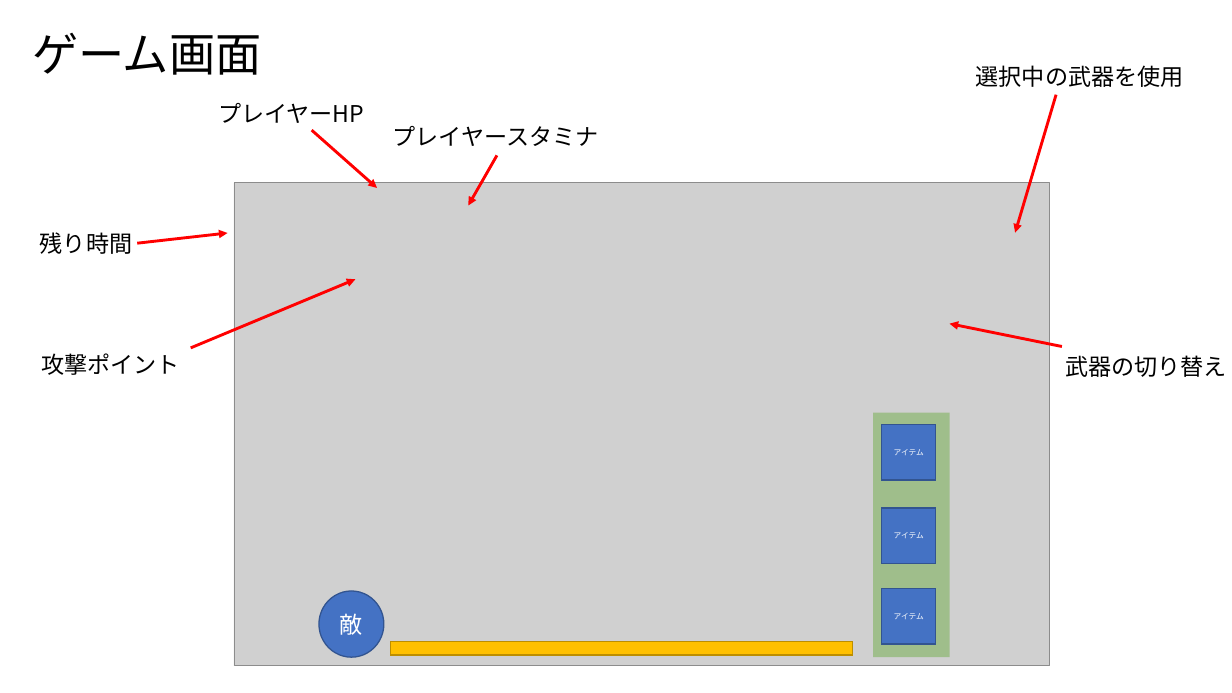
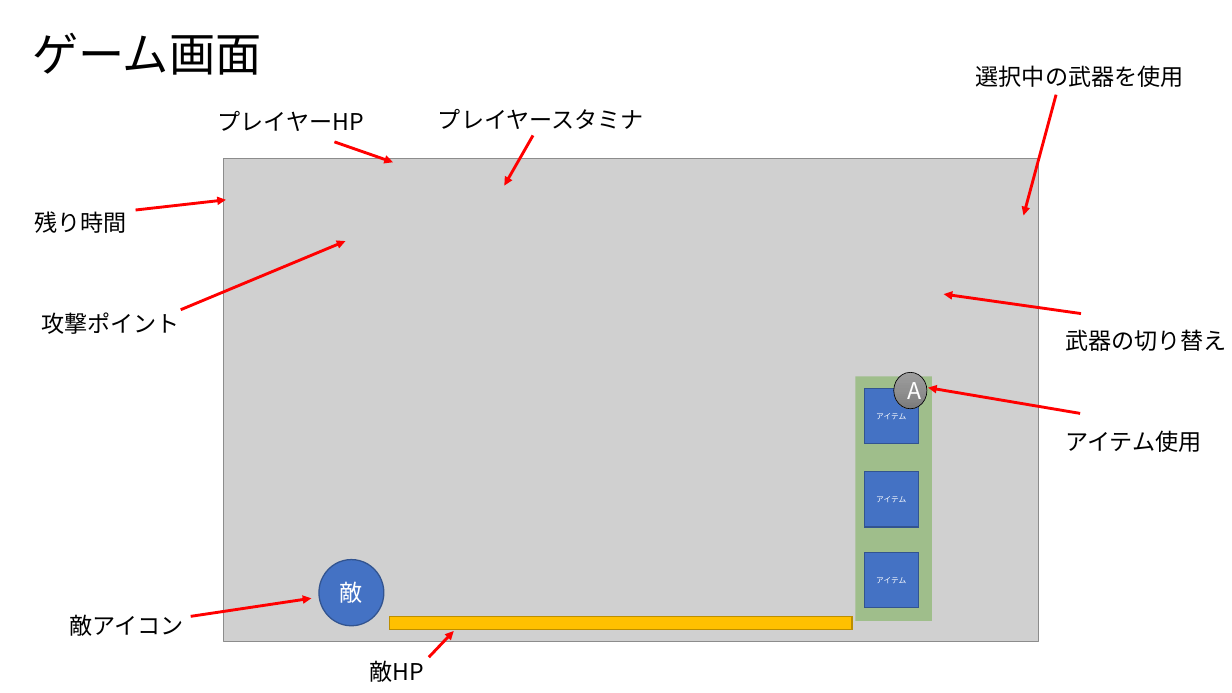
Before and after one commit to kakisawa/ProductionWork, a slide deck: slide 6 of 3DGame_3_NamelessGame/NamelessGame_企画書.pptx. Drawn at 1232x693 pixels with LibreOffice and Linux fonts; fonts in the diff are those of the drawing; grey boxes stand for pictures. Boxes give left, top, right and bottom in pixels: in the first picture for what was removed or moved away, otherwise in the second. Text is boxed around its words. In the diff, an @@ line names an element or a change of style, - is before the commit and + after.

Commit message:
up

```diff
--- a/3DGame_3_NamelessGame/NamelessGame_企画書.pptx
+++ b/3DGame_3_NamelessGame/NamelessGame_企画書.pptx
@@ text "プレイヤーHP": place and size @@
-text "プレイヤーHP" at bbox=[218, 103, 364, 123]
+text "プレイヤーHP" at bbox=[217, 111, 363, 131]
@@ text "プレイヤースタミナ": place and size @@
-text "プレイヤースタミナ" at bbox=[393, 126, 599, 146]
+text "プレイヤースタミナ" at bbox=[438, 109, 644, 129]
@@ arrow moved from (1056, 95) - (1016, 233) to (1056, 95) - (1024, 215) @@
@@ arrow moved from (311, 130) - (377, 188) to (335, 142) - (393, 163) @@
@@ arrow moved from (497, 155) - (469, 205) to (533, 136) - (505, 186) @@
@@ picture: place and size @@
-picture at bbox=[234, 183, 1050, 666]
+picture at bbox=[223, 158, 1039, 641]
@@ text "残り時間": place and size @@
-text "残り時間" at bbox=[40, 232, 132, 254]
+text "残り時間" at bbox=[34, 211, 126, 233]
@@ arrow moved from (138, 243) - (227, 233) to (136, 210) - (226, 200) @@
@@ arrow moved from (190, 348) - (356, 279) to (181, 310) - (346, 241) @@
@@ arrow moved from (1062, 347) - (950, 323) to (1081, 313) - (944, 294) @@
@@ text "攻撃ポイント": place and size @@
-text "攻撃ポイント" at bbox=[41, 353, 180, 375]
+text "攻撃ポイント" at bbox=[41, 312, 180, 334]
@@ text "武器の切り替え": place and size @@
-text "武器の切り替え" at bbox=[1065, 355, 1227, 377]
+text "武器の切り替え" at bbox=[1065, 329, 1227, 351]
@@ rectangle: place and size @@
-rectangle at bbox=[873, 413, 950, 658]
+rectangle at bbox=[856, 376, 933, 621]
@@ 3 rectangles: place and size @@
-3 rectangles at bbox=[882, 425, 936, 644]
+3 rectangles at bbox=[864, 388, 919, 608]
@@ ellipse added at bbox=[894, 372, 927, 409], fill gradient #9D9D9D to #909090 to #7C7C7C, outline #000000 0.5 pt, 18 pt, text #FFFFFF @@
+A
@@ arrow added from (1080, 413) to (928, 388), #FF0000 2.25 pt @@
@@ text added at bbox=[1065, 430, 1201, 452], 18 pt, text #000000 @@
+アイテム使用
@@ ellipse "敵": place and size @@
-ellipse "敵" at bbox=[319, 592, 384, 658]
+ellipse "敵" at bbox=[319, 560, 384, 627]
@@ arrow added from (190, 616) to (311, 598), #FF0000 2.25 pt @@
@@ text added at bbox=[69, 614, 183, 636], 18 pt, text #000000 @@
+敵アイコン
@@ rectangle: place and size @@
-rectangle at bbox=[390, 642, 852, 655]
+rectangle at bbox=[390, 616, 852, 629]
@@ arrow added from (429, 657) to (454, 631), #FF0000 2.25 pt @@
@@ text added at bbox=[370, 660, 425, 682], 18 pt, text #000000 @@
+敵HP
```
